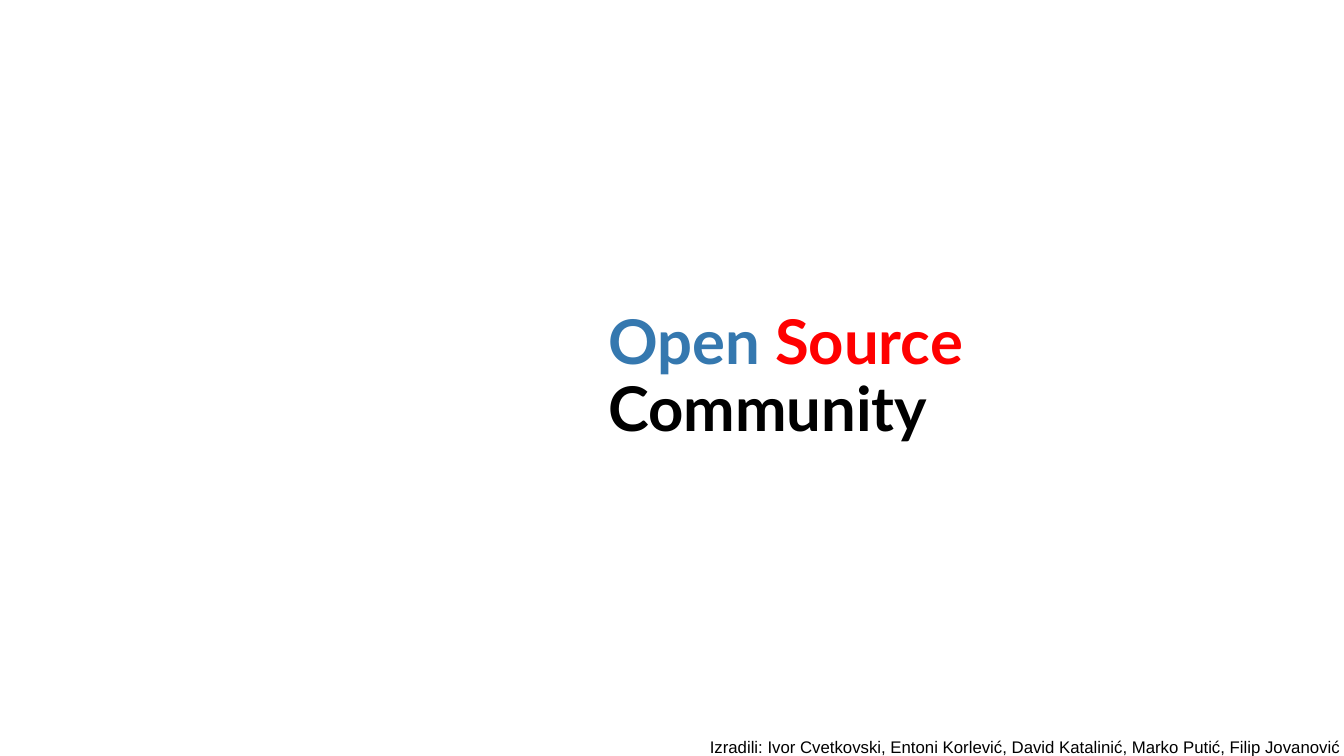
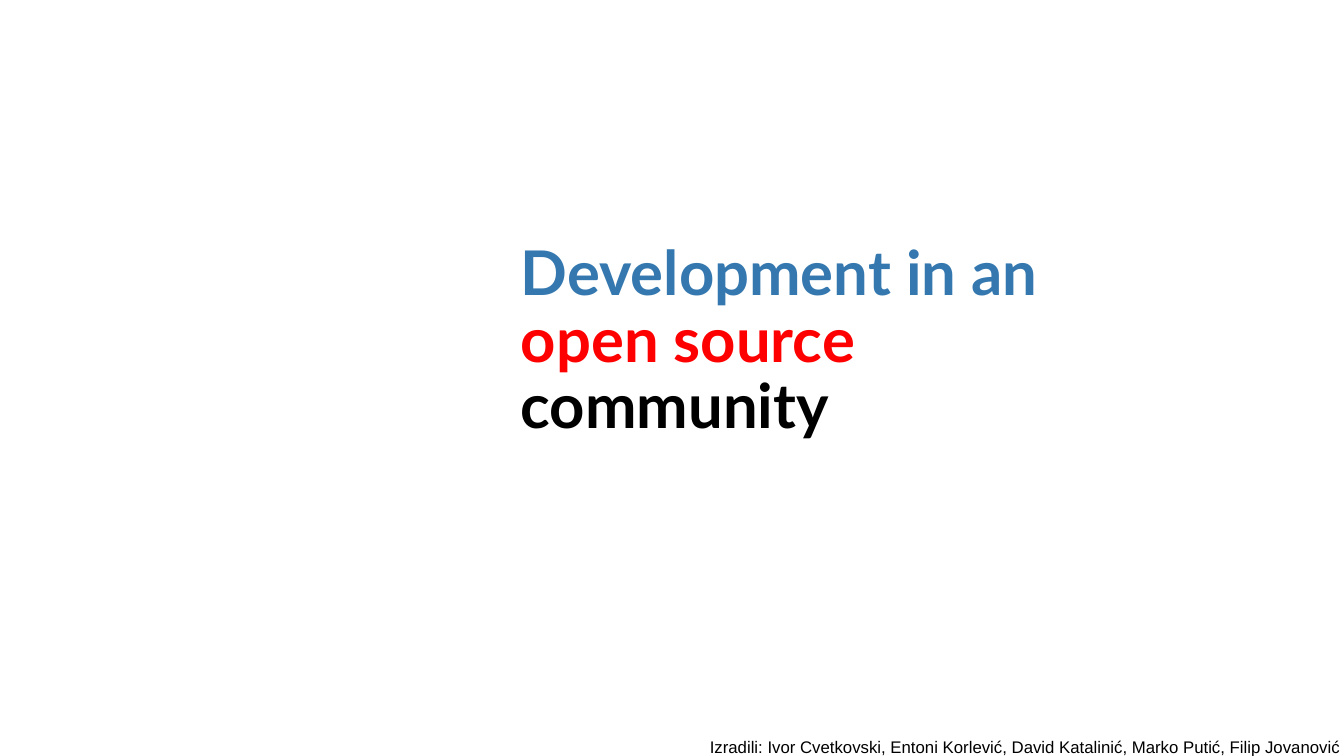
Before and after one commit to CvetkovskiIvor/ProgramskoInzenjerstvoSeminar, a slide deck: slide 1 of Open Source Prezentacija.pptx. Drawn at 1344x756 pixels with LibreOffice and Linux fonts; fonts in the diff are those of the drawing; background and template pictures are left out. Boxes give left, top, right and bottom in pixels: in the first picture for what was removed or moved away, otherwise in the second. Text is boxed around its words. In the diff, an @@ line names an element or a change of style, - is before the commit and + after.

```diff
--- a/Open Source Prezentacija.pptx
+++ b/Open Source Prezentacija.pptx
@@ title at [521,249,1037,439]: text changed; text colour #000000 to #3578AF @@
-Open Source
-Community
+Development in an open source
+community
```
